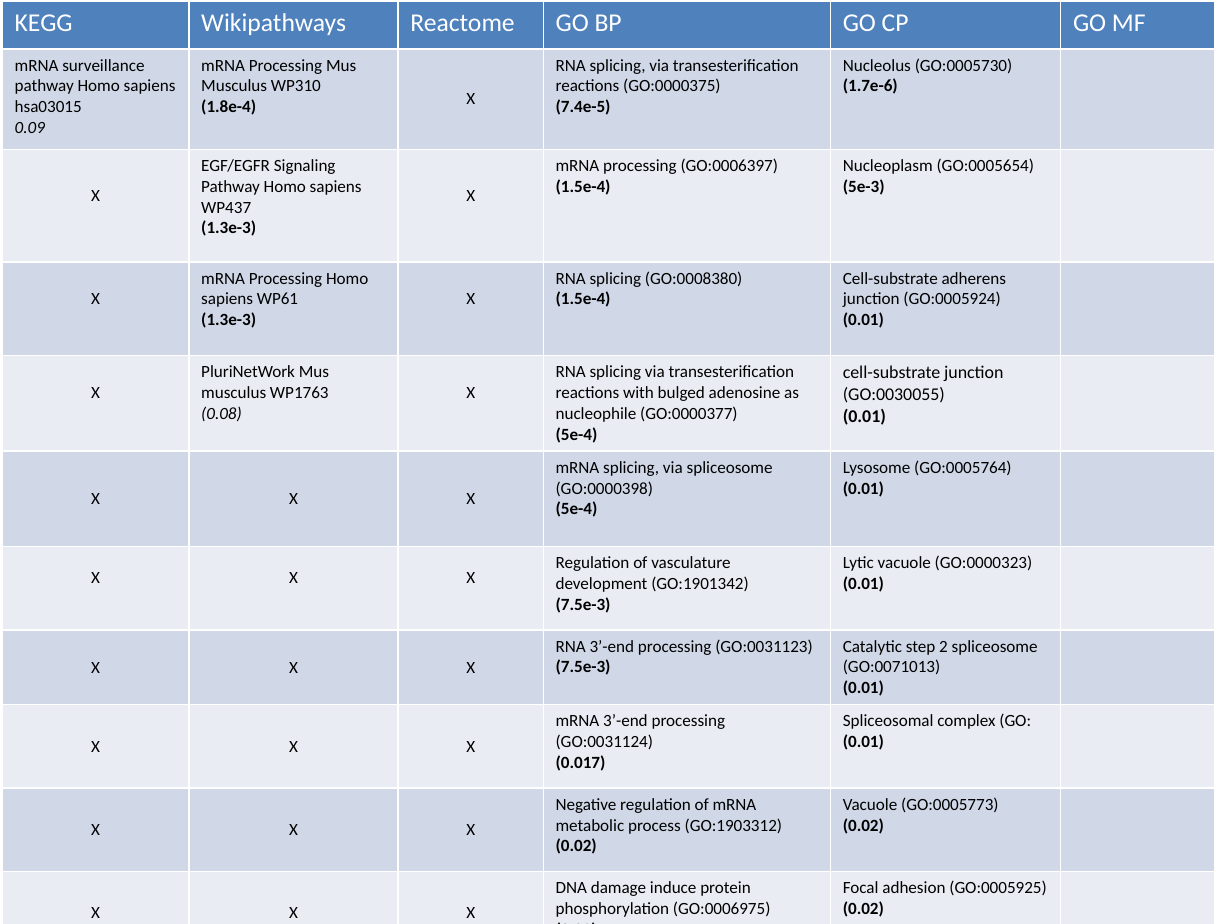
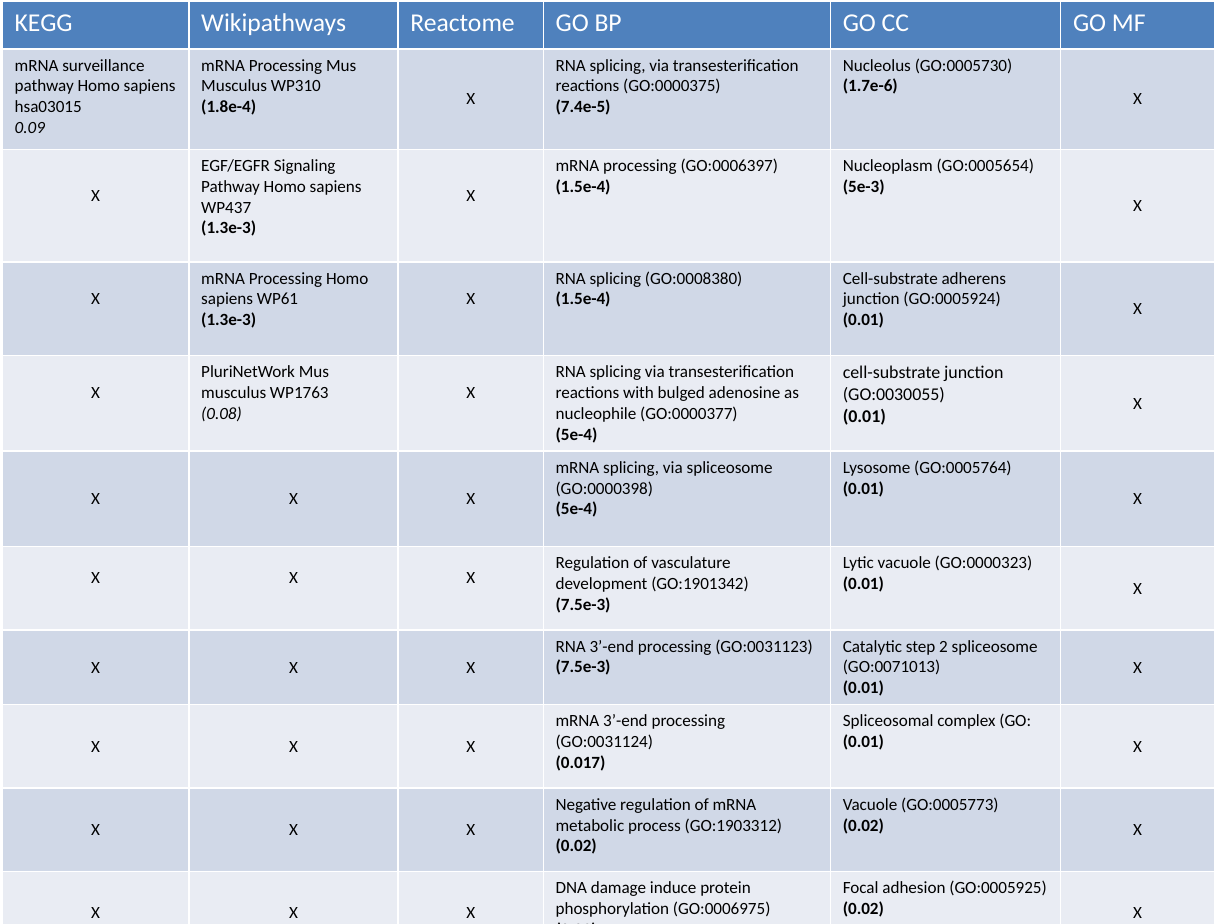
Before and after one commit to AnalytiClaire/TDP-43_Code, a slide deck: slide 1 of Results/GeneExpression/FoldChangeResults/Results.pptx. Drawn at 1232x924 pixels with LibreOffice and Linux fonts; fonts in the diff are those of the drawing. Boxes give left, top, right and bottom in pixels: in the first picture for what was removed or moved away, otherwise in the second. Text is boxed around its words. In the diff, an @@ line names an element or a change of style, - is before the commit and + after.

```diff
--- a/Results/GeneExpression/FoldChangeResults/Results.pptx
+++ b/Results/GeneExpression/FoldChangeResults/Results.pptx
@@ table at box(2, 1, 1215, 924) @@
-row 1, column 5: GO CP
+row 1, column 5: GO CC
-row 2, column 6: 
+row 2, column 6: X
-row 3, column 6: 
+row 3, column 6: X
-row 4, column 6: 
+row 4, column 6: X
-row 5, column 6: 
+row 5, column 6: X
-row 6, column 6: 
+row 6, column 6: X
-row 7, column 6: 
+row 7, column 6: X
-row 8, column 6: 
+row 8, column 6: X
-row 9, column 6: 
+row 9, column 6: X
-row 10, column 6: 
+row 10, column 6: X
-row 11, column 6: 
+row 11, column 6: X
```
Also in this commit, not shown: 2 slides added, 5 other files.
